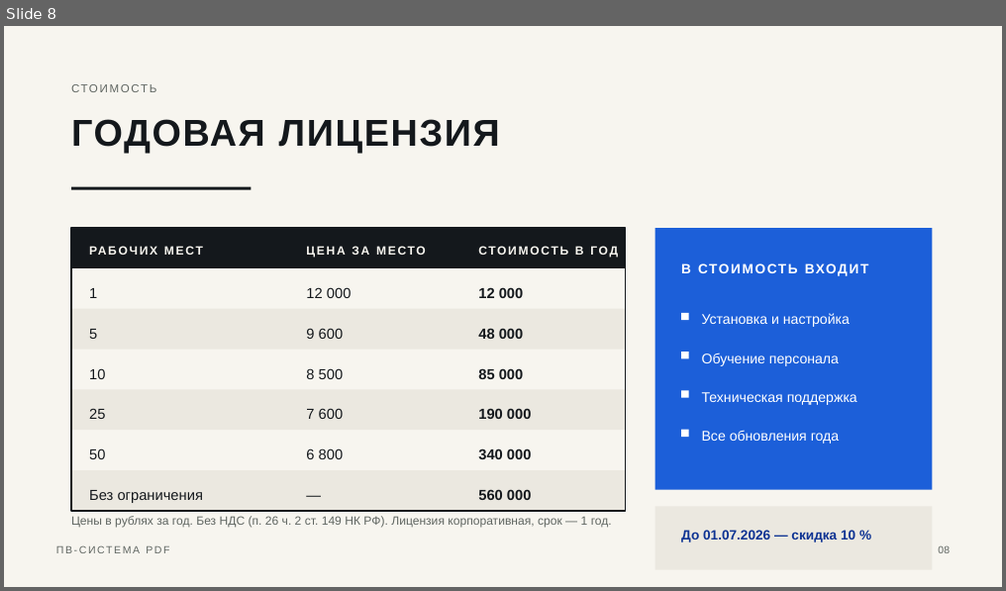
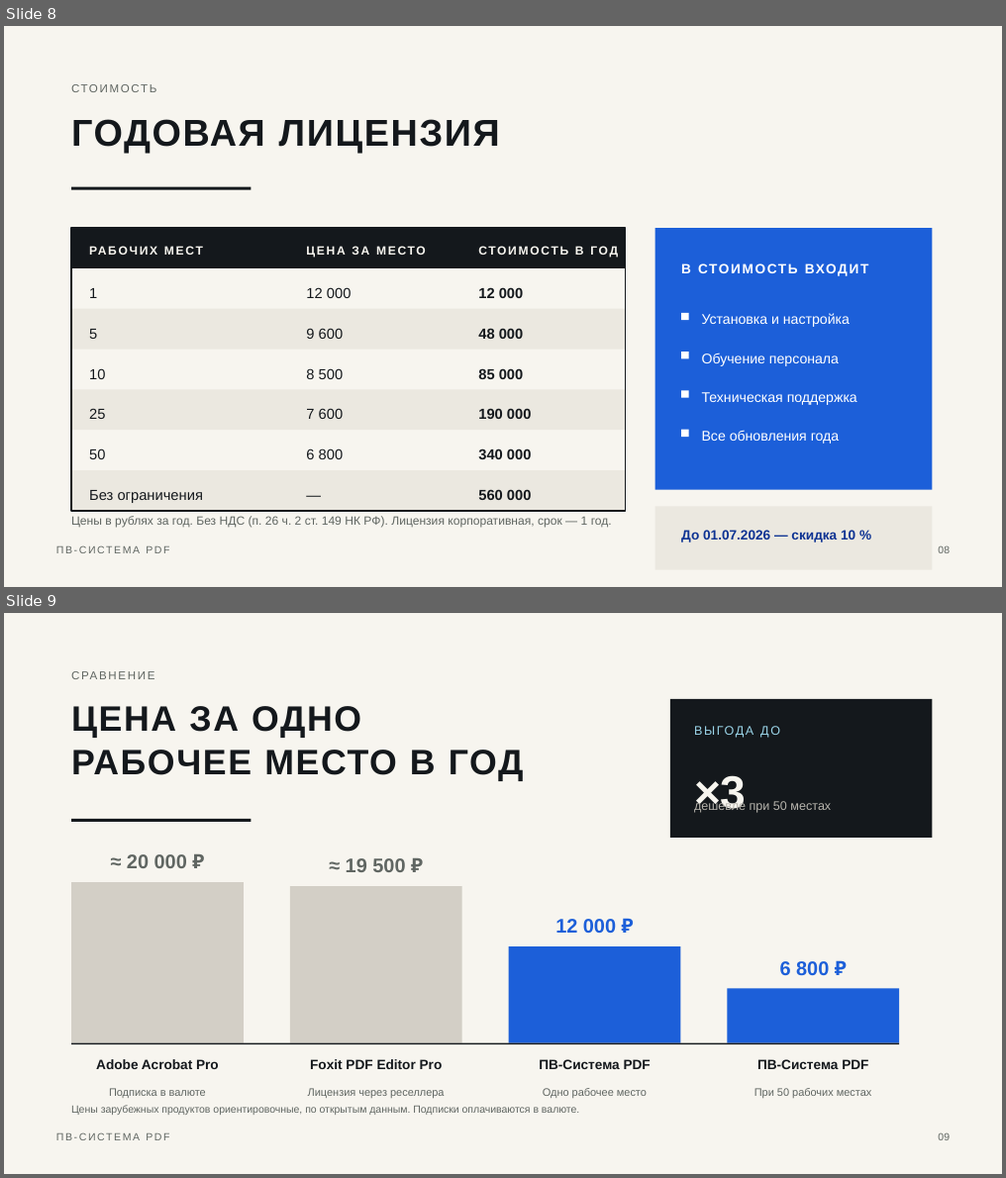
Before and after one commit to pvsistema/pdf-view-edit-convert, a slide deck: public/kp/Presentation-PVSistema-PDF.pptx. Shown one above the other, each under a label of ours: slide 8 before the commit, slides 8 and 9 after it. The pictures are 1006x591 and 1006x1178 pixels, drawn with LibreOffice and Linux fonts; fonts in the diff are those of the drawing. Boxes give left, top, right and bottom in pixels: in the first picture for what was removed or moved away, otherwise in the second. Text is boxed around its words. In the diff, an @@ line names an element or a change of style, - is before the commit and + after.

```diff
--- a/public/kp/Presentation-PVSistema-PDF.pptx
+++ b/public/kp/Presentation-PVSistema-PDF.pptx
@@ slide 9 added at <box>4,613,1002,1174</box>, background #FFFFFF @@
@@ rectangle added at <box>4,613,1002,1174</box>, fill #F7F5EF @@
@@ text added at <box>71,665,670,688</box>, 11 pt, text #606662 @@
+СРАВНЕНИЕ
@@ rectangle added at <box>670,699,933,838</box>, fill #14181C @@
@@ text added at <box>71,706,524,781</box>, 34 pt, text #14181C, bold @@
+ЦЕНА ЗА ОДНО
+РАБОЧЕЕ МЕСТО В ГОД
@@ text added at <box>694,719,912,757</box>, 12 pt, text #9AD4E8 @@
+ВЫГОДА ДО
@@ text added at <box>694,775,746,813</box>, 44 pt, text #F7F5EF, bold @@
+×3
@@ rectangle added at <box>71,819,252,822</box>, fill #14181C @@
@@ text added at <box>694,800,831,813</box>, 12 pt, text #B6B3AC @@
+дешевле при 50 местах
@@ text added at <box>127,855,187,868</box>, 19 pt, text #606662, bold @@
+≈ 20 000 ₽
@@ text added at <box>346,859,405,872</box>, 19 pt, text #606662, bold @@
+≈ 19 500 ₽
@@ rectangle added at <box>71,882,244,1044</box>, fill #D3CFC6 @@
@@ rectangle added at <box>290,886,462,1044</box>, fill #D3CFC6 @@
@@ text added at <box>555,919,616,933</box>, 19 pt, text #1C5FD9, bold @@
+12 000 ₽
@@ rectangle added at <box>509,947,681,1044</box>, fill #1C5FD9 @@
@@ text added at <box>780,961,829,975</box>, 19 pt, text #1C5FD9, bold @@
+6 800 ₽
@@ rectangle added at <box>727,989,899,1044</box>, fill #1C5FD9 @@
@@ rectangle added at <box>71,1044,899,1045</box>, fill #14181C @@
@@ text added at <box>96,1059,219,1069</box>, 13 pt, text #14181C, bold @@
+Adobe Acrobat Pro
@@ text added at <box>310,1059,443,1069</box>, 13 pt, text #14181C, bold @@
+Foxit PDF Editor Pro
@@ text added at <box>539,1059,650,1069</box>, 13 pt, text #14181C, bold @@
+ПВ-Система PDF
@@ text added at <box>757,1059,868,1069</box>, 13 pt, text #14181C, bold @@
+ПВ-Система PDF
@@ text added at <box>71,1105,579,1115</box>, 10 pt, text #606662 @@
+Цены зарубежных продуктов ориентировочные, по открытым данным. Подписки оплачиваются в валюте.
@@ text added at <box>109,1088,206,1098</box>, 10.5 pt, text #606662 @@
+Подписка в валюте
@@ text added at <box>308,1088,444,1098</box>, 10.5 pt, text #606662 @@
+Лицензия через реселлера
@@ text added at <box>543,1088,647,1098</box>, 10.5 pt, text #606662 @@
+Одно рабочее место
@@ text added at <box>754,1088,872,1098</box>, 10.5 pt, text #606662 @@
+При 50 рабочих местах
@@ text added at <box>56,1133,169,1141</box>, 10 pt, text #606662 @@
+ПВ-СИСТЕМА PDF
@@ text added at <box>938,1134,949,1141</box>, 10 pt, text #606662 @@
+09
```
Also in this commit, not shown: 1 slide changed.
